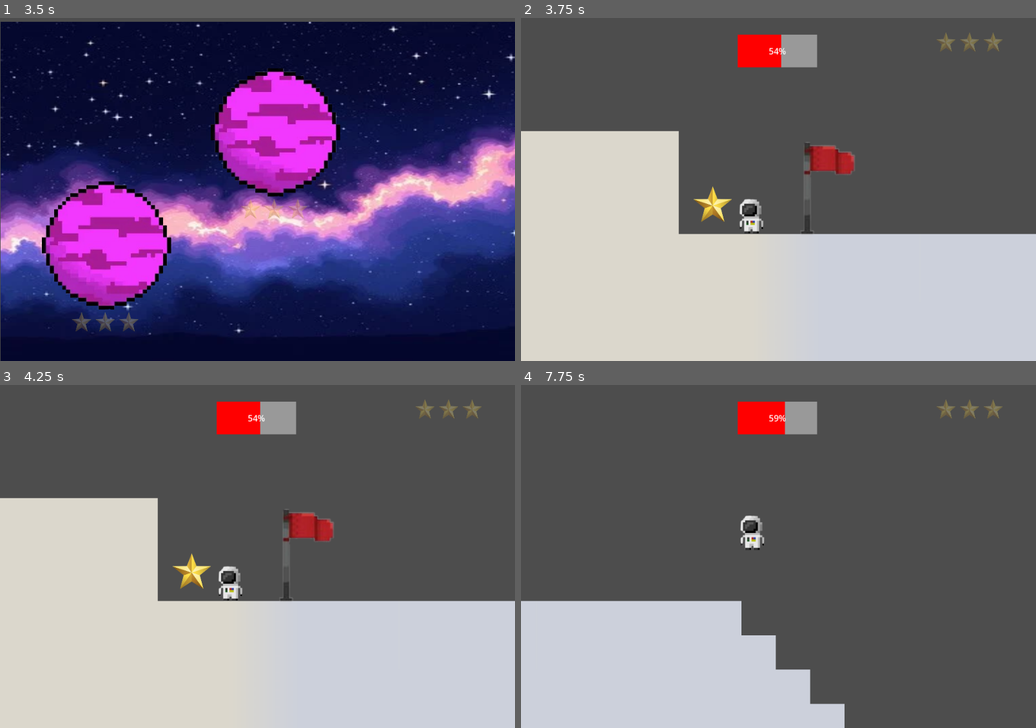
Above: before the commit, frames 1-4 (two rows, left to right).
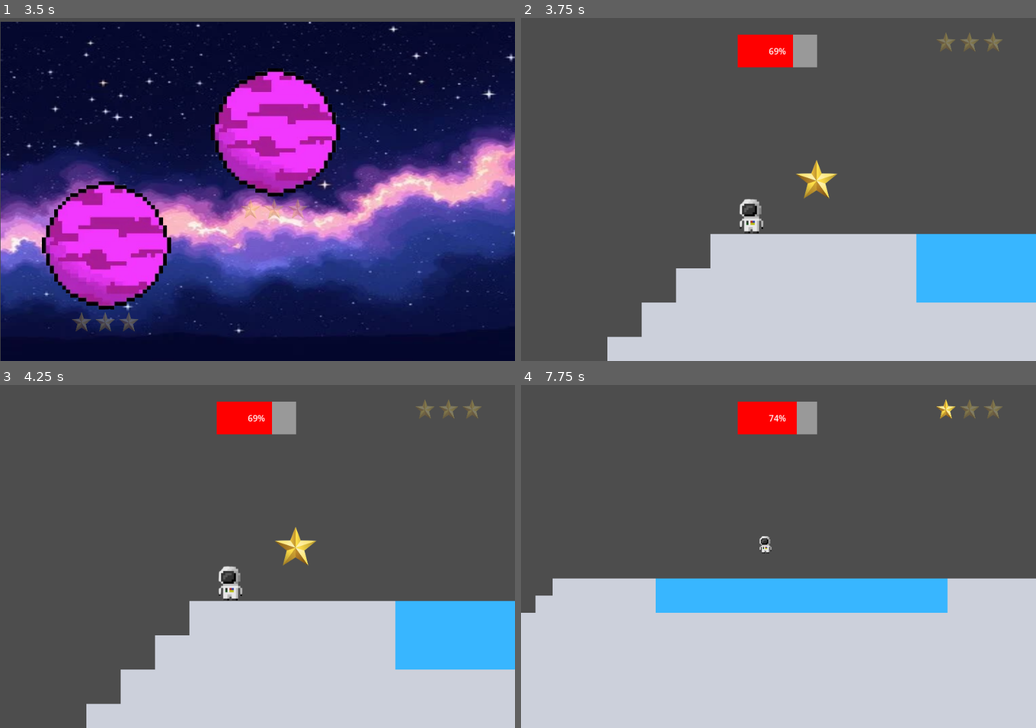
Above: after the commit, the same moments.

Repository: shreya-0718/space-game
Game: Godot game, scene res://scenes/main.tscn
Same seed, same stepped clock (60 frames per second), same inputs: the game is played once before the commit and once after it.
Inputs (mouse positions are in pixels of both pictures, inside the frame that each line leads up to):
- Up to frame 1 (3.5 s): click "PLAY" at 0.5 s; tap Enter at 1.25 s; move the mouse to (370, 172) at 1.27 s; hold Right (right) 1.28-2 s; tap Alt at 1.35, 2.85 s; click (370, 172) at 1.42 s; tap Up (jump) at 1.52 s; drag from (154, 206) to (231, 258) at 2.02 s; move the mouse to (309, 114) at 2.77 s; hold Left (left) from 2.78 s (still down)
- Up to frame 2 (3.75 s): release Left (left) at 3.5 s; click (629, 244) at 3.5 s
- Up to frame 3 (4.25 s): no input
- Up to frame 4 (7.75 s): tap Space at 4.25 s; drag from (752, 625) to (624, 505) at 4.27 s; tap Enter at 5 s; move the mouse to (933, 607) at 5.02 s; hold Right (right) 5.03-5.75 s; tap Alt at 5.1, 6.6 s; tap Up (jump) at 5.27 s; drag from (624, 505) to (557, 570) at 5.77 s; move the mouse to (804, 556) at 6.52 s; hold Right (right) 6.53-7.25 s; click (804, 556) at 6.67 s; drag from (701, 470) to (675, 573) at 7.27 s

Frame 1 is identical in both runs. In frame 2, 26% of the frame differs, in the area x 0-100%, y 4-100%; in frame 3, 26%; in frame 4, 26%.

Commit message:
added zoom out and zoom in!

Diff:
--- a/scenes/mercury.tscn
+++ b/scenes/mercury.tscn
@@ -12,6 +12,8 @@
 [ext_resource type="Script" uid="uid://2731iaul2b00" path="res://scenes/water.gd" id="10_qt3vr"]
 [ext_resource type="Script" uid="uid://divqlbjtujjl3" path="res://scenes/checkpoint.gd" id="11_bym06"]
 [ext_resource type="Texture2D" uid="uid://c82mv17yv7jiu" path="res://images/mercury/flag.png" id="12_r5swh"]
+[ext_resource type="Script" uid="uid://bhrlqb6juuy2a" path="res://scenes/zoomout.gd" id="13_bym06"]
+[ext_resource type="Script" uid="uid://clw7wi0msuovm" path="res://scenes/zoomin.gd" id="14_r5swh"]
 
 [sub_resource type="TileSetAtlasSource" id="TileSetAtlasSource_gaff4"]
 texture = ExtResource("1_7rm5h")
@@ -309,8 +311,23 @@
 [sub_resource type="RectangleShape2D" id="RectangleShape2D_fmi03"]
 size = Vector2(769, 129)
 
+[sub_resource type="RectangleShape2D" id="RectangleShape2D_qt3vr"]
+size = Vector2(1087.625, 126.5)
+
+[sub_resource type="RectangleShape2D" id="RectangleShape2D_r5swh"]
+size = Vector2(192, 5291.5)
+
+[sub_resource type="RectangleShape2D" id="RectangleShape2D_vrg72"]
+size = Vector2(321, 63)
+
 [sub_resource type="RectangleShape2D" id="RectangleShape2D_vhrc5"]
 size = Vector2(114.5, 359)
+
+[sub_resource type="CircleShape2D" id="CircleShape2D_a4sud"]
+radius = 46.0
+
+[sub_resource type="CircleShape2D" id="CircleShape2D_ikbxa"]
+radius = 136.0588
 
 [node name="Node2D" type="Node2D"]
 script = ExtResource("1_hny5o")
@@ -321,7 +338,7 @@
 tile_set = SubResource("TileSet_1y6ab")
 
 [node name="astronaut" type="CharacterBody2D" parent="." groups=["astronaut"]]
-position = Vector2(9223, 799)
+position = Vector2(11404, 799)
 script = ExtResource("2_doqmq")
 
 [node name="Sprite2D" type="Sprite2D" parent="astronaut"]
@@ -377,12 +394,12 @@
 script = ExtResource("7_hny5o")
 
 [node name="Sprite2D" type="Sprite2D" parent="star3"]
-position = Vector2(10770.804, 959.75)
+position = Vector2(9594.804, 278.75)
 scale = Vector2(0.19088668, 0.19088668)
 texture = ExtResource("3_wv0ba")
 
 [node name="CollisionShape2D" type="CollisionShape2D" parent="star3"]
-position = Vector2(10773.804, 960.75)
+position = Vector2(9597.804, 279.75)
 shape = SubResource("RectangleShape2D_w3gva")
 
 [node name="CanvasLayer" type="CanvasLayer" parent="."]
@@ -441,6 +458,18 @@
 position = Vector2(10624.5, 1215.5)
 shape = SubResource("RectangleShape2D_fmi03")
 
+[node name="CollisionShape2D2" type="CollisionShape2D" parent="water"]
+position = Vector2(12254.1875, 896.75)
+shape = SubResource("RectangleShape2D_qt3vr")
+
+[node name="CollisionShape2D3" type="CollisionShape2D" parent="water"]
+position = Vector2(15200, -1876.75)
+shape = SubResource("RectangleShape2D_r5swh")
+
+[node name="CollisionShape2D4" type="CollisionShape2D" parent="water"]
+position = Vector2(15199.5, 800.5)
+shape = SubResource("RectangleShape2D_vrg72")
+
 [node name="checkpoint" type="Area2D" parent="."]
 position = Vector2(9373, 736)
 script = ExtResource("11_bym06")
@@ -484,9 +513,25 @@
 texture = ExtResource("3_wv0ba")
 expand_mode = 2
 
+[node name="zoomout" type="Area2D" parent="."]
+position = Vector2(11637, 768)
+script = ExtResource("13_bym06")
+
+[node name="CollisionShape2D" type="CollisionShape2D" parent="zoomout"]
+shape = SubResource("CircleShape2D_a4sud")
+
+[node name="zoomin" type="Area2D" parent="."]
+script = ExtResource("14_r5swh")
+
+[node name="CollisionShape2D" type="CollisionShape2D" parent="zoomin"]
+position = Vector2(12909, 748)
+shape = SubResource("CircleShape2D_ikbxa")
+
 [connection signal="body_entered" from="star1" to="star1" method="_on_body_entered"]
 [connection signal="body_entered" from="star2" to="star2" method="_on_body_entered"]
 [connection signal="body_entered" from="star3" to="star3" method="_on_body_entered"]
 [connection signal="pressed" from="Button" to="Button" method="_on_pressed"]
 [connection signal="body_entered" from="water" to="water" method="_on_body_entered"]
 [connection signal="body_entered" from="checkpoint" to="checkpoint" method="_on_body_entered"]
+[connection signal="body_entered" from="zoomout" to="zoomout" method="_on_body_entered"]
+[connection signal="body_entered" from="zoomin" to="zoomin" method="_on_body_entered"]
--- /dev/null
+++ b/scenes/zoomin.gd
@@ -0,0 +1,10 @@
+extends Area2D
+
+
+@export var zoom_level = Vector2(1, 1)
+
+func _on_body_entered(body):
+	if body.name == "astronaut":
+		var cam = body.get_node("Camera2D")
+		if cam:
+			cam.zoom = zoom_level
--- /dev/null
+++ b/scenes/zoomout.gd
@@ -0,0 +1,11 @@
+extends Area2D
+
+
+
+@export var zoom_level = Vector2(0.5, 0.5)
+
+func _on_body_entered(body):
+	if body.name == "astronaut":
+		var cam = body.get_node("Camera2D")
+		if cam:
+			cam.zoom = zoom_level
--- a/scripts/astronaut.gd
+++ b/scripts/astronaut.gd
@@ -29,7 +29,6 @@
 	move_and_slide()
 
 func die():
-
 	respawn()
 
 func respawn():
Not shown: 1 places in scenes/mercury.tscn that only renumber resources
Not shown, added: scenes/zoomin.gd.uid
Not shown, added: scenes/zoomout.gd.uid
